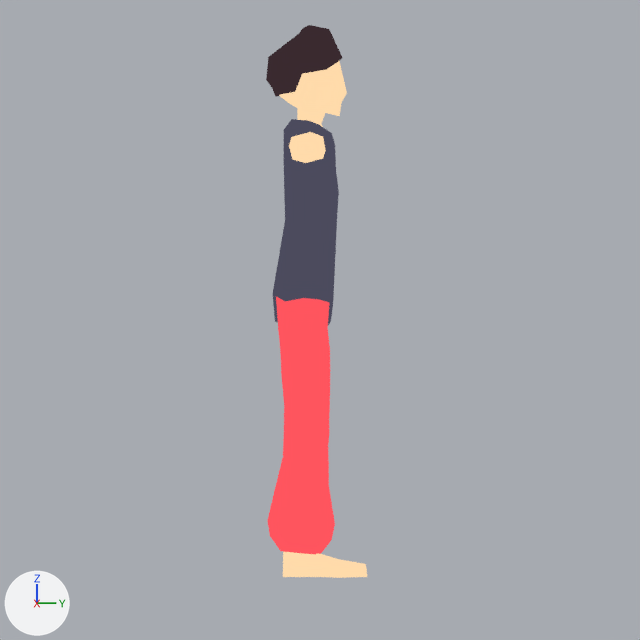
One commit to the Blender file res/models/character.blend: the scene before it, then after it.
One viewpoint serves both versions: the file's camera 'Camera'. Lighting does not change. The marker at lower left points along +X, +Y and +Z.

The first picture shows 'body', 'hair', 'pantz', 'shirt'.
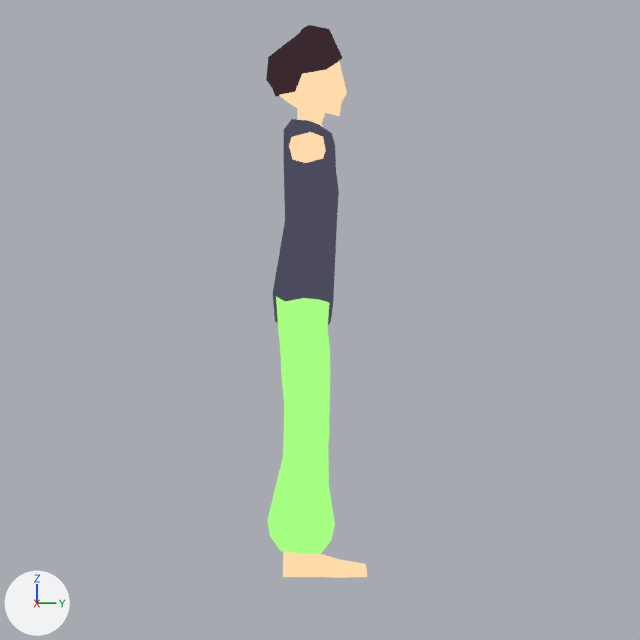
The change, as a list of edits to the scene's bpy script:
```text
Add mat_pants_001:
    mat_pants_001 = bpy.data.materials.new('pants.001')
    # nodes: OutputMaterial, ValToRGB
    # colours: dark green #416f55, green #73bf67, green #a6ff82
Change me_sphere_003:
    where me_sphere_003.from_pydata(...)  # 178 vertices, 164 faces; spans x -0.75..0.75, y -0.48..0.29, z 0.26..5.37
    remove me_sphere_003.materials.append(mat_pants)
    add me_sphere_003.materials.append(mat_pants_001)
```

What differs and where, as boxes (x1, y1, x2, y2) in the pictures (640 x 640 px):
'pantz', recoloured (red to green): (267, 297, 335, 555) in both
